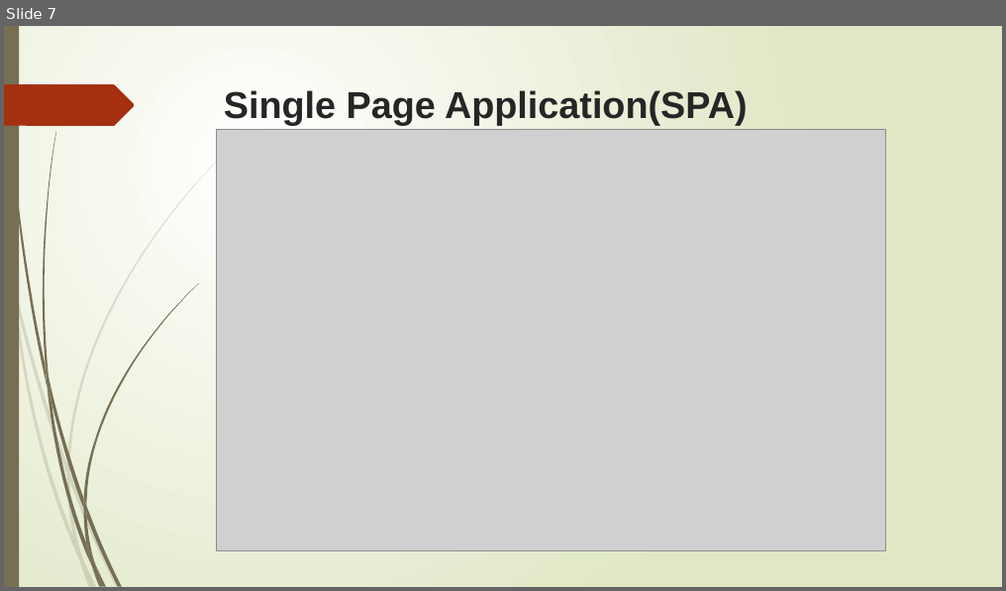
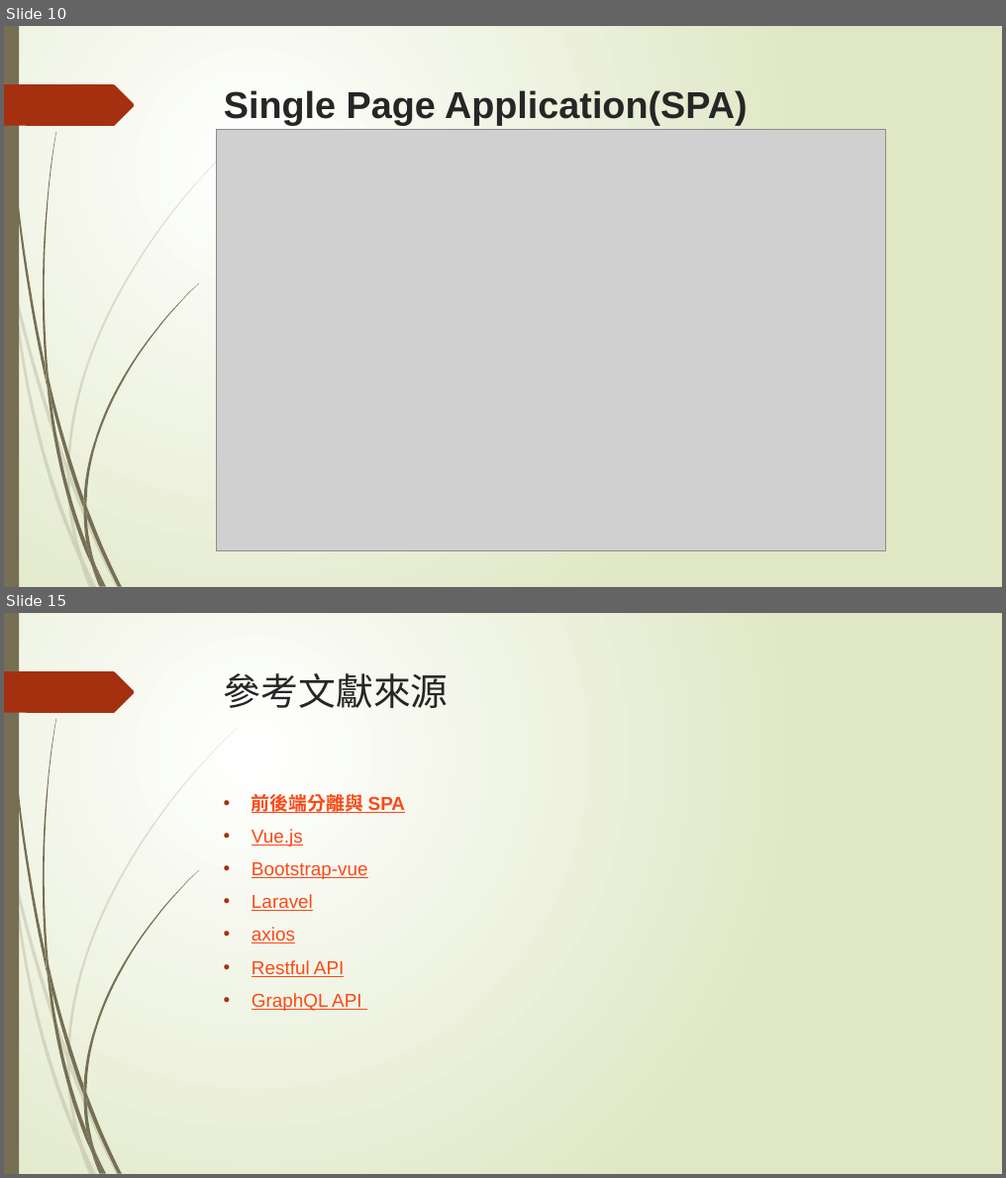
Before and after one commit to TaiwanChuChu/LaravelTest, a slide deck: 軟工策略小組_整合簡報.pptx. Shown one above the other, each under a label of ours: slide 7 before the commit, slides 10 and 15 after it; the slides between them are not shown. The pictures are 1006x591 and 1006x1178 pixels, drawn with LibreOffice and Linux fonts; fonts in the diff are those of the drawing; grey boxes stand for pictures. Boxes give left, top, right and bottom in pixels: in the first picture for what was removed or moved away, otherwise in the second. Text is boxed around its words. In the diff, an @@ line names an element or a change of style, - is before the commit and + after.

```diff
--- a/軟工策略小組_整合簡報.pptx
+++ b/軟工策略小組_整合簡報.pptx
@@ slide 15 added at bbox=[4, 613, 1002, 1174], background gradient #FFFFFF to #DFE8C4; not listed: 24 template elements that a slide beside it also shows @@
@@ title added at bbox=[224, 673, 449, 708], 36 pt, text #262626 @@
+參考文獻來源
@@ text added at bbox=[252, 790, 405, 1011], 18 pt, text #FB4A18, underline @@
+• 前後端分離與 SPA
+• Vue.js
+• Bootstrap-vue
+• Laravel
+• axios
+• Restful API
+• GraphQL API
@@ what was slide 7 is now slide 10 @@
```
Also in this commit, not shown: 3 slides changed, 6 other slides added, 2 slides removed, 22 other files.
